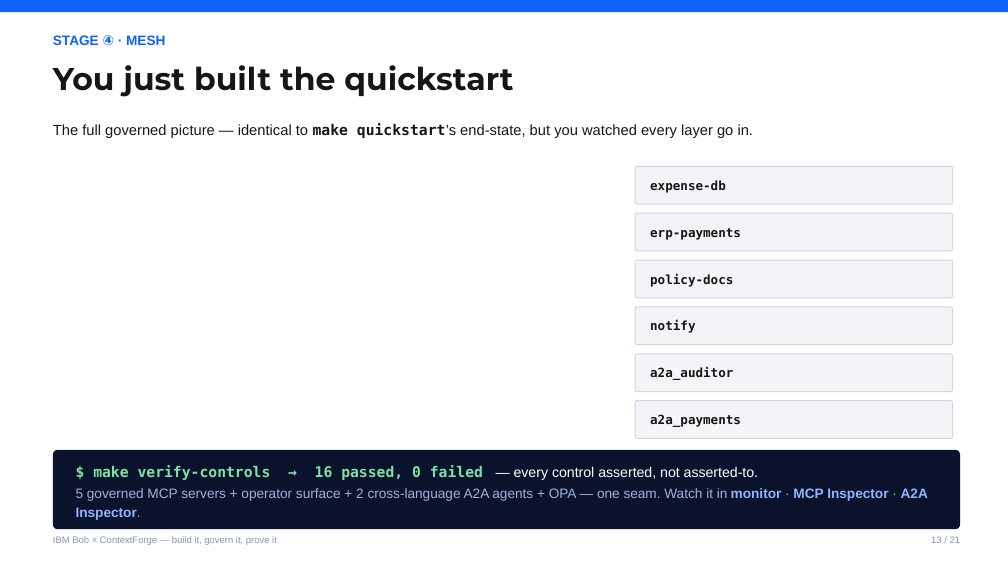
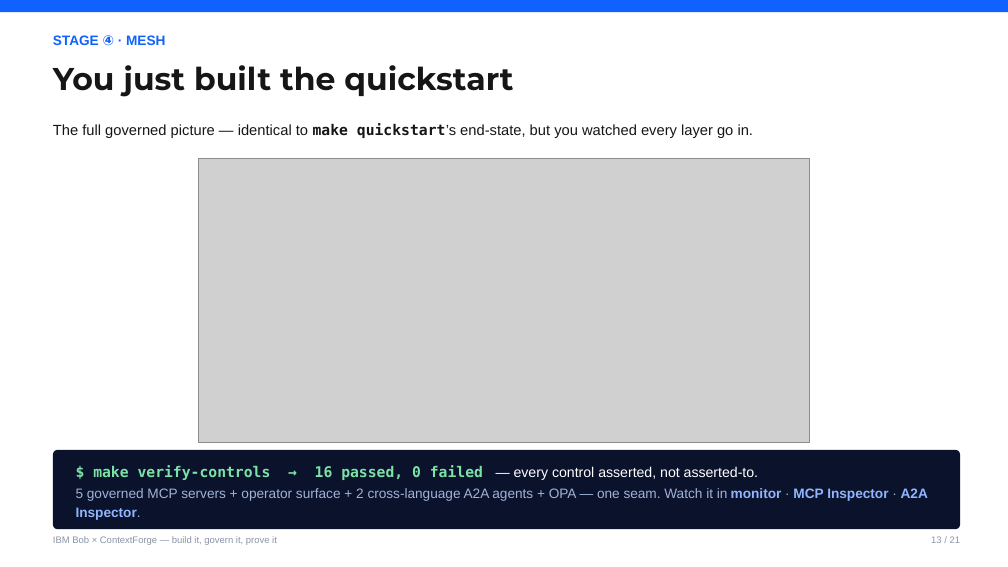
Before and after one commit to manavgup/ai-agent-controlplane-demo, a slide deck: slide 13 of slides/bob-controlplane-talk.pptx. Drawn at 1008x567 pixels with LibreOffice and Linux fonts; fonts in the diff are those of the drawing; grey boxes stand for pictures. Boxes give left, top, right and bottom in pixels: in the first picture for what was removed or moved away, otherwise in the second. Text is boxed around its words. In the diff, an @@ line names an element or a change of style, - is before the commit and + after.

```diff
--- a/slides/bob-controlplane-talk.pptx
+++ b/slides/bob-controlplane-talk.pptx
@@ picture added at (199, 159, 809, 442) @@
@@ rounded rectangle removed at (635, 166, 953, 204) @@
@@ text removed at (650, 180, 726, 193) @@
-expense-db
@@ rounded rectangle removed at (635, 213, 953, 251) @@
@@ text removed at (650, 228, 741, 240) @@
-erp-payments
@@ rounded rectangle removed at (635, 260, 953, 298) @@
@@ text removed at (650, 273, 733, 287) @@
-policy-docs
@@ rounded rectangle removed at (635, 307, 953, 345) @@
@@ text removed at (650, 320, 695, 333) @@
-notify
@@ rounded rectangle removed at (635, 354, 953, 392) @@
@@ text removed at (650, 367, 733, 380) @@
-a2a_auditor
@@ rounded rectangle removed at (635, 401, 953, 439) @@
@@ text removed at (650, 414, 741, 427) @@
-a2a_payments
```
Also in this commit, not shown: 1 other file.
